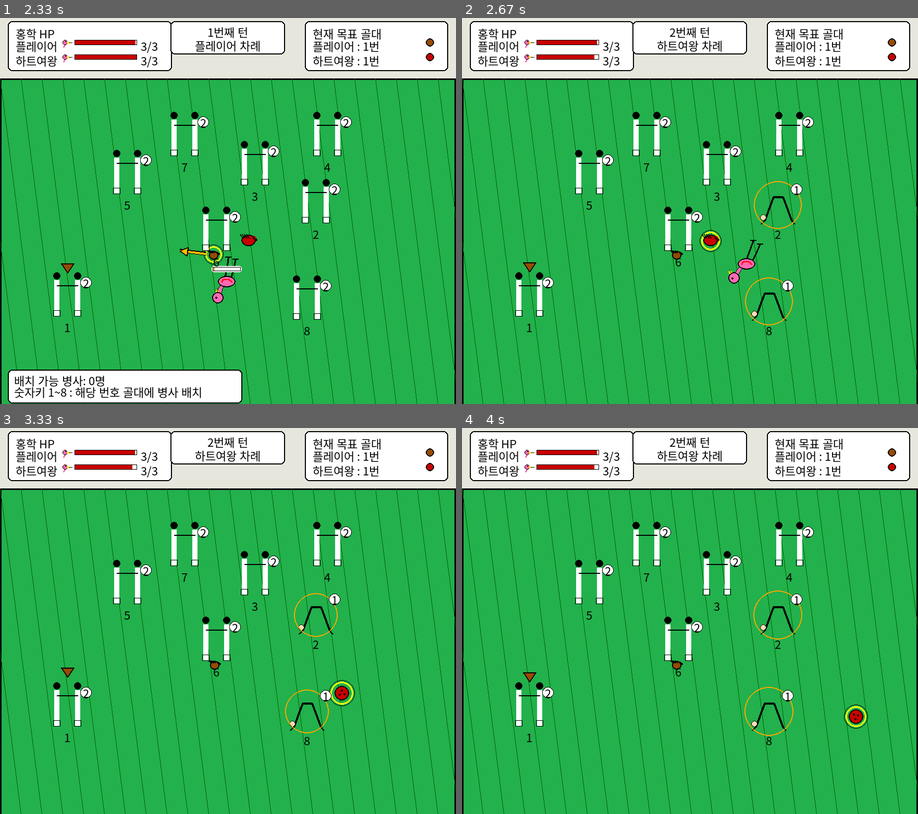
Above: before the commit, frames 1-4 (two rows, left to right).
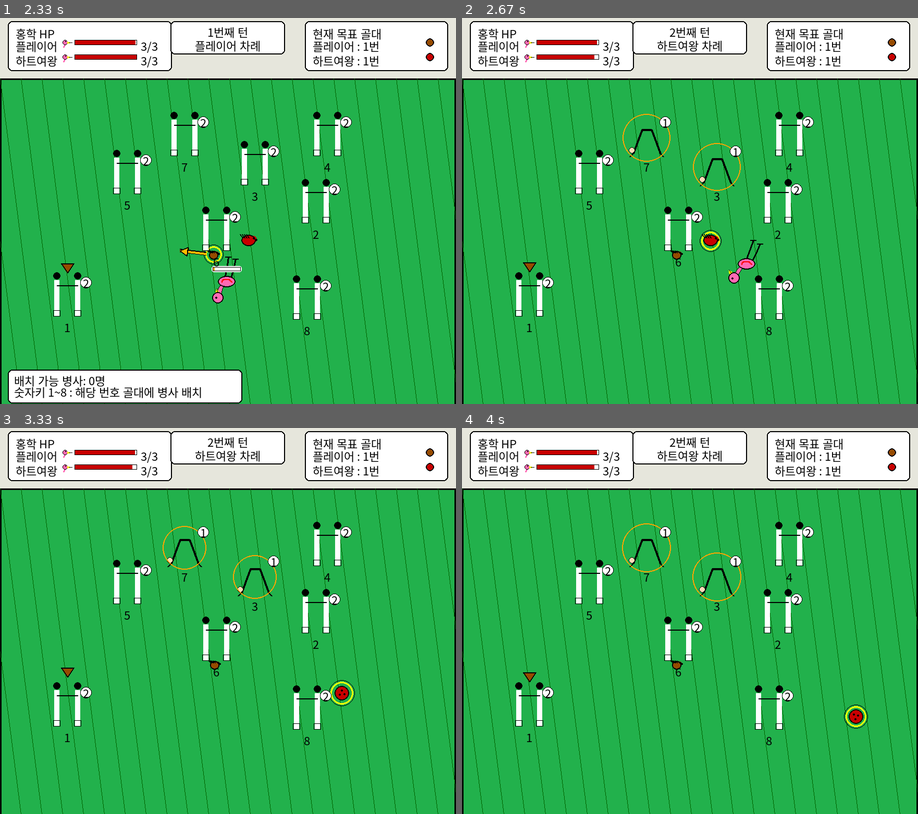
Above: after the commit, the same moments.

Repository: Is-This-Merge/NEIS
Game: pygame game, started from main.py
Same seed, same stepped clock (60 frames per second), same inputs: the game is played once before the commit and once after it.
Inputs (mouse positions are in pixels of both pictures, inside the frame that each line leads up to):
- Up to frame 1 (2.33 s): click (59, 218) at 0.88 s; click (346, 268) at 1.22 s; click "플레이어 : 1번" at 1.55 s; press the mouse at (346, 268) at 2.2 s; move the mouse to (373, 168) at 2.3 s
- Up to frame 2 (2.67 s): release the mouse at (863, 64) at 2.43 s; click (804, 176) at 2.55 s
- Up to frame 3 (3.33 s): no input
- Up to frame 4 (4 s): no input

Frame 1 is identical in both runs. In frame 2, 1.6% of the frame differs, in the area x 35-75%, y 24-80%; in frame 3, 1.6%; in frame 4, 1.6%.

Commit message:
Refactoring

Diff:
--- a/CroquetMatch.py
+++ b/CroquetMatch.py
@@ -46,10 +46,6 @@
         self.soldiers = []
 
         self.friction = 0.975
-        self.aiming = False
-        self.start_mouse = None
-
-        self.soldiers = []
 
         # 골문끼리 겹치지 않게 경기장 내부에 배치
         min_goalpost_distance = 130
@@ -77,22 +73,11 @@
             goalpost = Goalpost(location=location, order=i + 1)
             self.goalposts.append(goalpost)
 
-        # 모든 병사를 골대에 배치 (예비 병사 없음)
-        # 우선 골대마다 2명씩 배치하고, 남는 병사는 골대에 골고루 추가 배치
-        for goalpost in self.goalposts:
-            for _ in range(2):
-                if len(self.soldiers) >= self.soldiersNum:
-                    break
-                soldier = Soldier(match=self)
-                soldier.assign(goalpost)
-                self.soldiers.append(soldier)
-
-        i = 0
-        while len(self.soldiers) < self.soldiersNum:
+        # 모든 병사를 골대에 골고루 배치 (16명 → 골대당 2명, 예비 없음)
+        for i in range(self.soldiersNum):
             soldier = Soldier(match=self)
-            soldier.assign(self.goalposts[i % len(self.goalposts)])
+            soldier.assign(self.goalposts[i % self.goalpostsNum])
             self.soldiers.append(soldier)
-            i += 1
 
         self.center = (
             self.field_width // 2,
@@ -198,7 +183,6 @@
             self.currentBall.velocity = (0, 0)
             self.currentBall.speed = 0
             self.turnStarted = False
-            self.aiming = False
 
             flamingo = self.currentPlayer.getCurrentFlamingo()
             if flamingo is not None:
@@ -257,9 +241,6 @@
             pygame.draw.circle(self.screen, self.colors["BLACK"], (x + int(2 * scale), y - int(3 * scale)), 1)
 
         def draw_top_ui():
-            def get_flamingo_hp(flamingo):
-                return getattr(flamingo, "hp", getattr(flamingo, "HP", getattr(flamingo, "health", 100)))
-
             def draw_hp_bar(x, y, hp, max_hp=100, width=55, height=8):
                 ratio = max(0, min(hp / max_hp, 1))
                 pygame.draw.rect(self.screen, self.colors["BLACK"], pygame.Rect(x, y, width, height), 1)
@@ -284,10 +265,8 @@
                 icon_x = 125
 
                 if flamingo is not None:
-                    hp = get_flamingo_hp(flamingo)
-
                     draw_flamingo_head_icon(icon_x, y - 2, 0.75)
-                    draw_hp_bar(icon_x + 18, y - 7, hp, 100, 120, 10)
+                    draw_hp_bar(icon_x + 18, y - 7, flamingo.hp, 100, 120, 10)
 
                     # 남은 홍학 개수 표시 (예: 1/3)
                     remaining = sum(1 for f in player.flamingos if f.usable)
--- a/Flamingo.py
+++ b/Flamingo.py
@@ -11,7 +11,6 @@
         self.match = match
 
         self.hp = 100
-        self.usable = True
         self.maxDistance = random.randint(30, 50)
         self.__stiffness = random.randint(70, 100)
 
--- a/Hedgehog.py
+++ b/Hedgehog.py
@@ -12,10 +12,6 @@
         self.velocity=(0,0)
         self.speed=0
         self.sharpness = random.randint(30, 70)
-
-    # 도망가기
-    def runaway(self):
-        self.usable=False
 
     @classmethod
     def draw_hedgehog_ball(cls, player):
--- a/Player.py
+++ b/Player.py
@@ -1,7 +1,5 @@
 from Flamingo import Flamingo
 from Hedgehog import Hedgehog
-
-import random
 
 
 class Player:
@@ -9,7 +7,7 @@
         self.match = match
         self.flamingos = [Flamingo(match) for _ in range(3)]
         self.currentFlamingoIdx = 0
-        self.ball = Hedgehog(self.match, color, location)
+        self.ball = Hedgehog(match, color, location)
         self.passedGoals = 0
 
     def getCurrentFlamingo(self):
@@ -17,32 +15,12 @@
             return None
         return self.flamingos[self.currentFlamingoIdx]
 
-    def has_usable_flamingo(self):
-        return any(flamingo.usable for flamingo in self.flamingos)
-
     def replaceFlamingo(self):
-        for i in range(self.currentFlamingo + 1, len(self.flamingos)):
+        # 현재 다음 → 처음부터 순서대로 사용 가능한 홍학을 찾아 교체
+        n = len(self.flamingos)
+        for offset in range(1, n):
+            i = (self.currentFlamingoIdx + offset) % n
             if self.flamingos[i].usable:
-                self.currentFlamingo = i
+                self.currentFlamingoIdx = i
                 return True
-
-        for i in range(0, self.currentFlamingo):
-            if self.flamingos[i].usable:
-                self.currentFlamingo = i
-                return True
-
         return False
-
-    def hit(self, strength):
-        flamingo = self.get_current_flamingo()
-
-        if flamingo is None or not flamingo.usable:
-            return
-
-        flamingo.hit(self.ball, strength)
-
-        if strength >= 85 and random.random() < 0.01:
-            self.ball.runaway()
-
-        if not flamingo.usable:
-            self.replaceFlamingo()
--- a/Queen.py
+++ b/Queen.py
@@ -6,7 +6,6 @@
 class Queen(Player):
     def __init__(self, match, location):
         super().__init__(match, match.colors["RED"], location)
-        self.mood = 0
 
     def command(self):
         # 현재 골대를 지키고 있는 병사들 중 일부를 빼냄
--- a/Soldier.py
+++ b/Soldier.py
@@ -2,42 +2,33 @@
 
 
 class Soldier(Object):
-    # 여왕이 빼간 뒤 다시 배치 가능해지기까지 걸리는 턴 수
-    COOLDOWN_TURNS = 3
+    COOLDOWN_TURNS = 3  # 여왕이 빼간 뒤 다시 배치 가능해지기까지의 턴 수
 
-    def __init__(self, cooldown=COOLDOWN_TURNS, usable=True, assignedGoal=None, match=None):
-        super().__init__(usable)
-        self.cooldown = cooldown
+    def __init__(self, match=None, assignedGoal=None):
+        super().__init__()
+        self.match = match
         self.assignedGoal = assignedGoal
-        self.match = match
-        # 여왕에게 빼앗긴 턴. 처음에는 충분히 과거로 두어 바로 available 상태가 되게 함
-        self.leftTurn = -self.COOLDOWN_TURNS
+        self.leftTurn = -self.COOLDOWN_TURNS  # 처음엔 바로 배치 가능
 
     def update_cooldown(self, currentTurn):
-        # 쿨다운(3턴)이 지나면 다시 사용 가능 상태로 복귀
-        if not self.usable and (currentTurn - self.leftTurn) >= self.COOLDOWN_TURNS:
+        if not self.usable and currentTurn - self.leftTurn >= self.COOLDOWN_TURNS:
             self.usable = True
 
     def is_available(self, currentTurn):
-        # 어느 골대에도 배치되어 있지 않고, 쿨다운이 끝나(usable) 배치 가능한 병사만
         self.update_cooldown(currentTurn)
         return self.usable and self.assignedGoal is None
 
     def execute_queen_command(self):
-        # 여왕의 명령: 현재 지키던 골대에서 이탈 → 쿨다운 동안 사용 불가
-        if self.assignedGoal is not None and self in self.assignedGoal.soldiers:
+        # 여왕 명령: 지키던 골대에서 이탈 → 쿨다운 동안 사용 불가
+        if self.assignedGoal and self in self.assignedGoal.soldiers:
             self.assignedGoal.soldiers.remove(self)
-
         self.leftTurn = self.match.currentTurn
         self.assignedGoal = None
         self.usable = False
 
     def assign(self, goalpost):
-        # 골대에 배치
         if not self.usable:
-            print("현재 카드 병사를 사용할 수 없는 상태(usable=False)입니다.")
             return False
-
         self.assignedGoal = goalpost
         goalpost.addSoldier(self)
         return True
